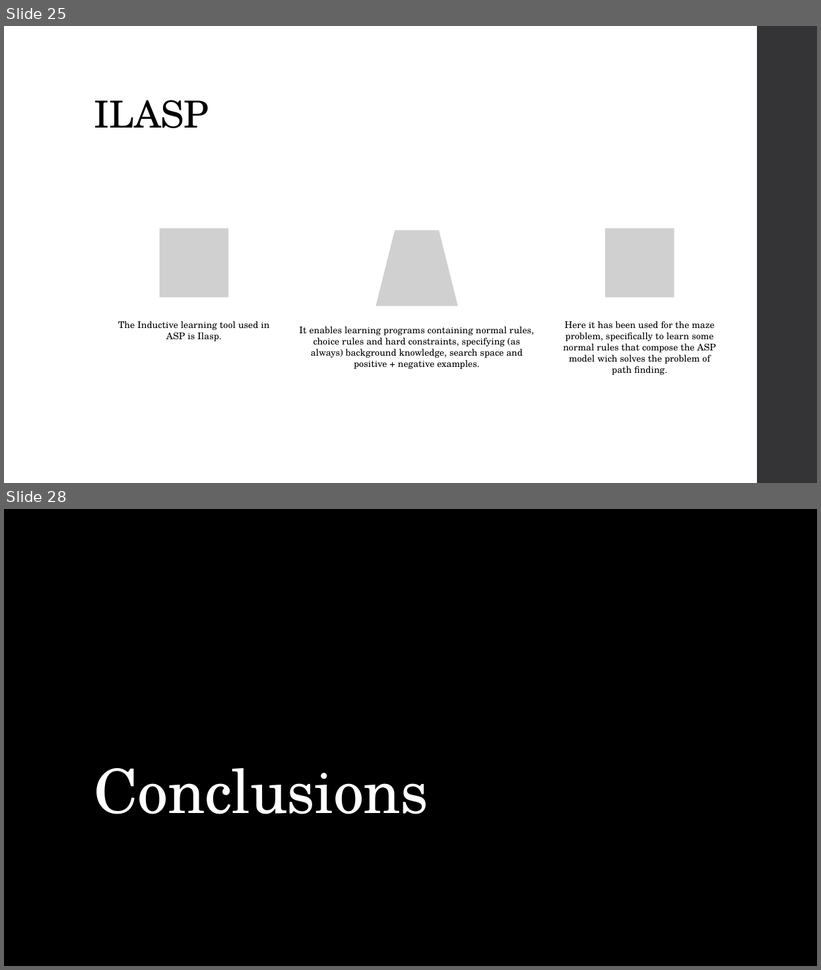
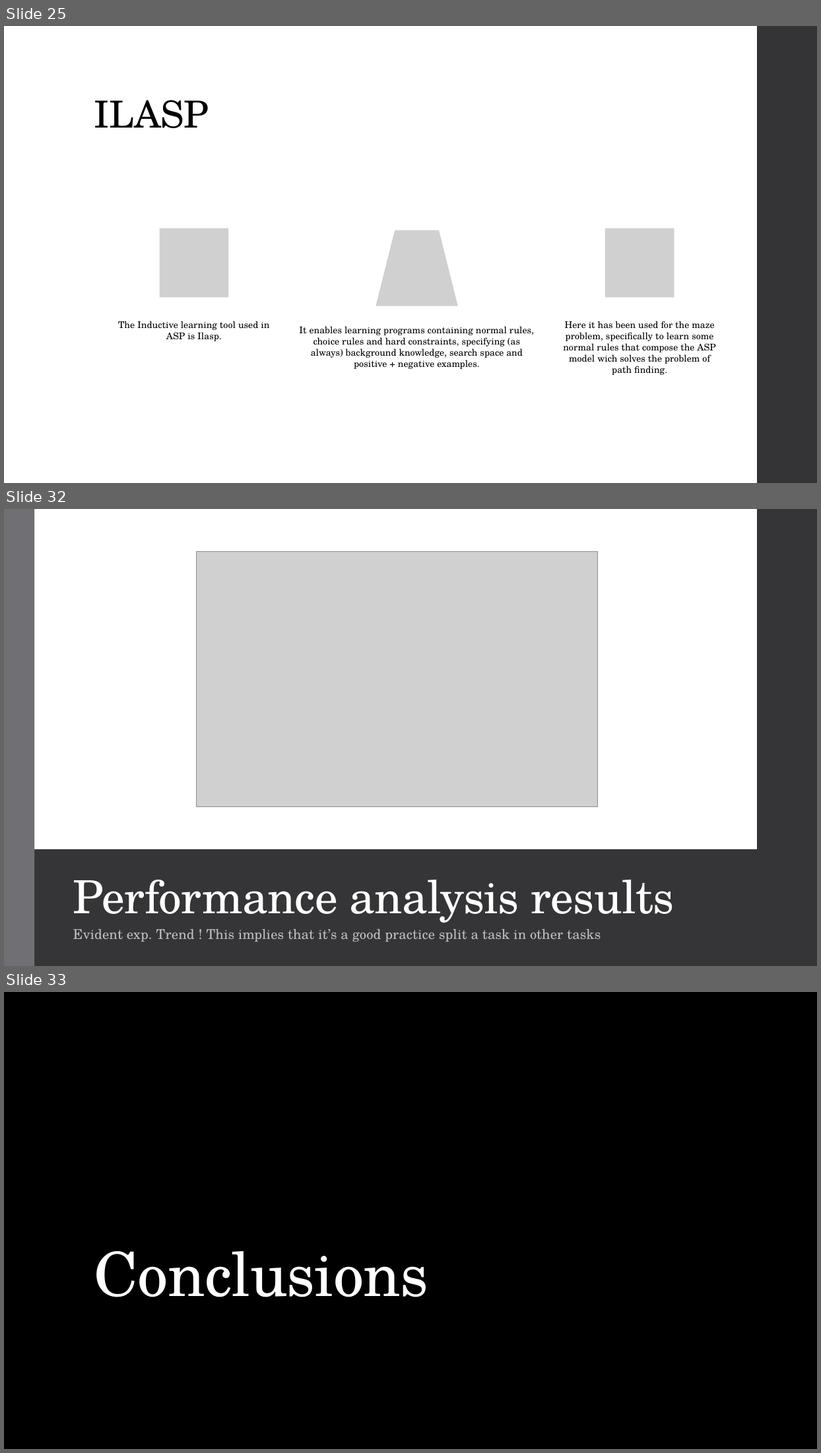
Before and after one commit to Alex-Dell1/ATAI_Maze_Project, a slide deck: ATAI_Presentation.pptx. Shown one above the other, each under a label of ours: slides 25 and 28 before the commit, slides 25, 32 and 33 after it; the slides between them are not shown. The pictures are 821x970 and 821x1453 pixels, drawn with LibreOffice and Linux fonts; fonts in the diff are those of the drawing; grey boxes stand for pictures; background and template pictures are left out. Boxes give left, top, right and bottom in pixels: in the first picture for what was removed or moved away, otherwise in the second. Text is boxed around its words. In the diff, an @@ line names an element or a change of style, - is before the commit and + after.

```diff
--- a/ATAI_Presentation.pptx
+++ b/ATAI_Presentation.pptx
@@ slide 32 added at bbox=[4, 509, 817, 966], background #FFFFFF @@
@@ rectangle added at bbox=[4, 509, 34, 966], fill #6F6F74 @@
@@ rectangle added at bbox=[34, 509, 757, 850], fill #FFFFFF @@
@@ rectangle added at bbox=[757, 509, 817, 966], fill #353537 @@
@@ picture added at bbox=[196, 552, 598, 807] @@
@@ rectangle added at bbox=[34, 850, 757, 966], fill #353537 @@
@@ title added at bbox=[73, 880, 675, 923], 54 pt, text #FFFFFF @@
+Performance analysis results
@@ subtitle added at bbox=[73, 929, 601, 942], 16 pt, text #BFBFBF @@
+Evident exp. Trend ! This implies that it’s a good practice split a task in other tasks
@@ what was slide 28 is now slide 33 @@
```
Also in this commit, not shown: 4 slides changed, 4 other slides added, 1 other file.
